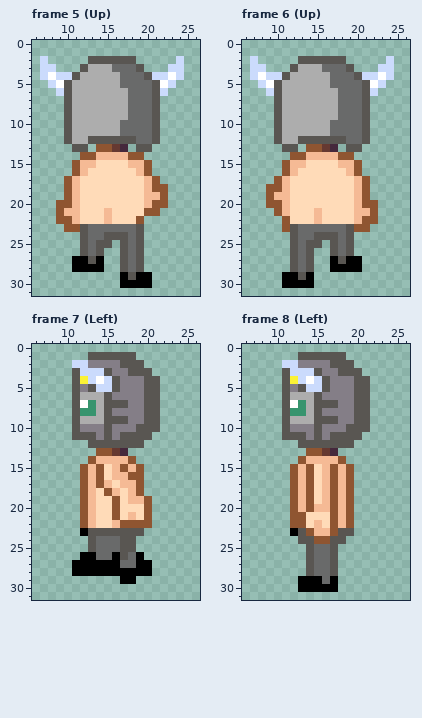
Pixel-art file, stored at external/Human.ase. This is how it looked before the edit.
32x32 pixels, 12 frames. Shown: frame 5 (Up): x 6..26, y 0..31; frame 6 (Up): x 6..26, y 0..31; frame 7 (Left): x 6..26, y 0..31; frame 8 (Left): x 6..26, y 0..31. The commit also changed other frames, which this record leaves out.
New version:
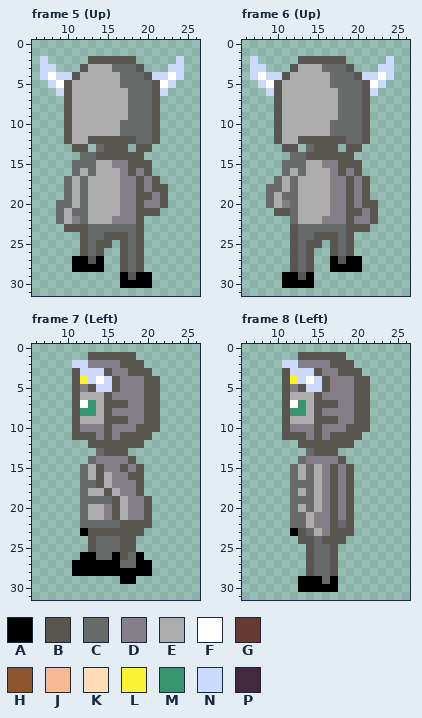
Palette (. is transparent): A #000000  B #595652  C #696a6a  D #847e87  E #adadad  F #ffffff  G #663931  H #8f5531  J #f5ba95  K #ffdbb8  L #fbf236  M #37946e  N #cbdbfc  P #45283c
The exact change:
layer "ClothTopB" now shown
Changed rows in their new state; - is an unchanged pixel.
Frame 5 (Up), layer "ClothTopB":
first column x 9:
13 -----CBBB-----
14 ---CCBBBBBB---
15 --CCCEEDDBBB--
16 --CECEEEDBDB--
17 -CECEEEEDDBDB-
18 -CECEEEEDDBDBB
19 -CECEEEEDDBBDB
20 CCECEEEEDDBDDB
21 CECCEEEEDDBBB-
22 CEDCEEEDDDB---
23 -BB-----------
Frame 6 (Up), layers "ClothTopB", "Body":
first column x 9:
13 -----CBBB-----
14 ---CCBBBBBB---
15 --CCCEEDDBBB--
16 --CECEEEDBDB--
17 -CECEEEEDDBDB-
18 CCECEEEEDDBDB-
19 CECCEEEEDDBDB-
20 CEDCEEEEDDBDBB
21 -BBCEEEEDDBBDB
22 --.CEEEDDDBDDB
23 --.--------BB-
Frame 7 (Left), layer "ClothTopB":
first column x 12:
13 --CBBB---
14 -CDDDDB--
15 CEBDDBDB-
16 CEBEDDBB-
17 CCBEDDDB-
18 CEEBEDDB-
19 CCCCBEDDB
20 CEEDBEDDB
21 CEEDBEDDB
22 CCCCCBBBB
Frame 8 (Left), layer "ClothTopB":
first column x 12:
13 --CBBB--
14 -CDDDDB-
15 CECEDBDB
16 CECEDBDB
17 CCCEDBDB
18 CECEDBDB
19 CCCEDBDB
20 CECEDBDB
21 CCEDDBDB
22 CCEDDBCB
23 --CEDB--
24 ---CB---
Changed places in both pictures, as pixel boxes (x1, y1, x2, y2):
changed: (56, 144, 168, 232)
changed: (266, 144, 378, 232)
changed: (80, 448, 152, 528)
changed: (290, 448, 354, 544)
